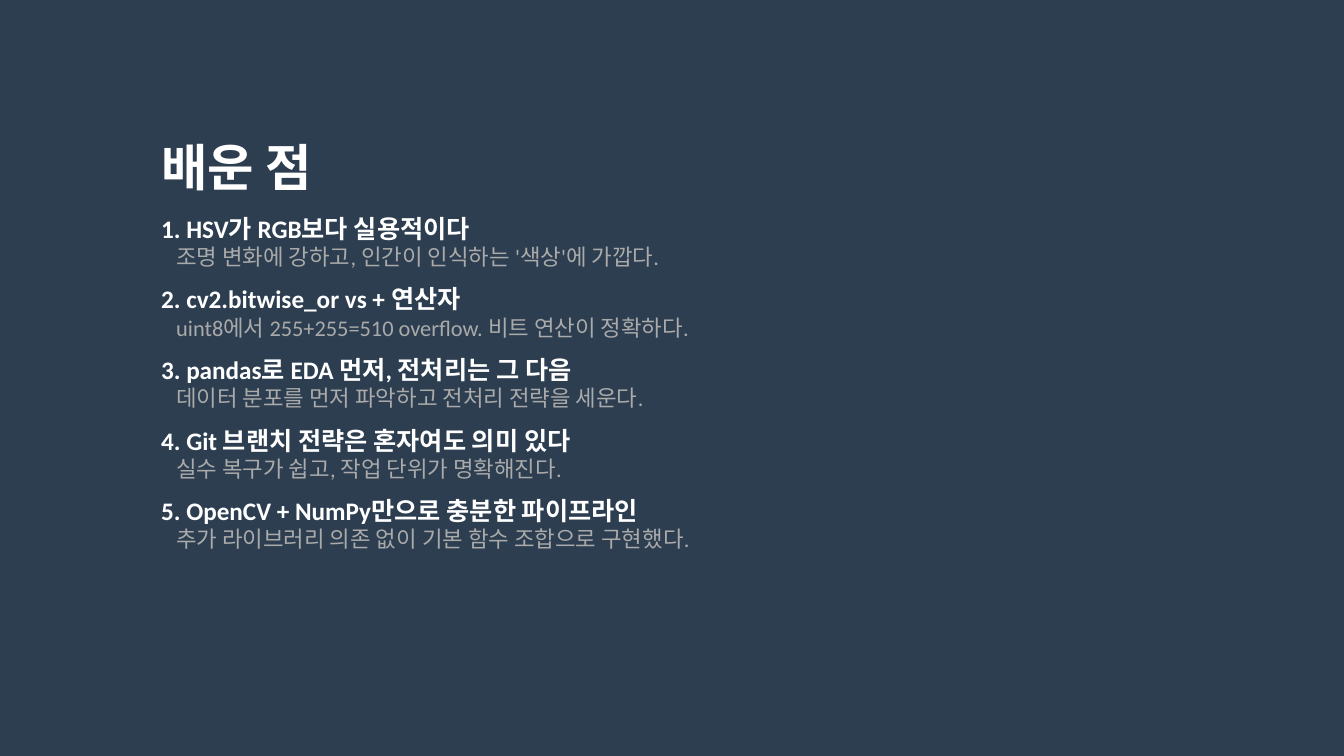
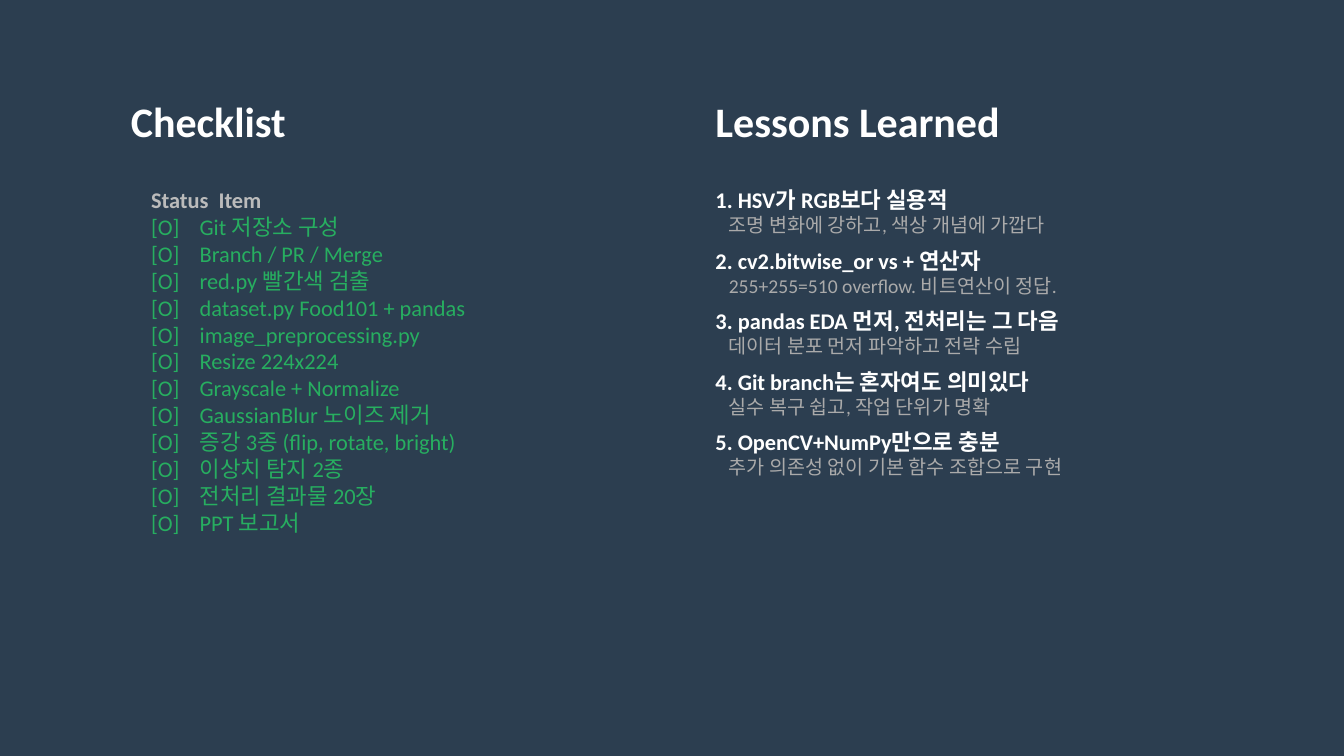
Before and after one commit to jsm0308/Bootcamp-CV, a slide deck: slide 9 of presentation.pptx (slide 16 before the commit). Drawn at 1344x756 pixels with LibreOffice and Linux fonts; fonts in the diff are those of the drawing. Boxes give left, top, right and bottom in pixels: in the first picture for what was removed or moved away, otherwise in the second. Text is boxed around its words. In the diff, an @@ line names an element or a change of style, - is before the commit and + after.

```diff
--- a/presentation.pptx
+++ b/presentation.pptx
@@ text added at (x1=131, y1=107, x2=286, y2=138), 30 pt, text #FFFFFF, bold @@
+Checklist
@@ text added at (x1=715, y1=107, x2=1000, y2=138), 30 pt, text #FFFFFF, bold @@
+Lessons Learned
@@ text "1. HSV가 RGB보다 실용적" moved from (x1=161, y1=143, x2=689, y2=549) to (x1=715, y1=189, x2=1062, y2=476) @@
@@ text added at (x1=151, y1=193, x2=465, y2=534), 16 pt, text #27AE60 @@
+Status Item
+[O] Git 저장소 구성
+[O] Branch / PR / Merge
+[O] red.py 빨간색 검출
+[O] dataset.py Food101 + pandas
+[O] image_preprocessing.py
+[O] Resize 224x224
+[O] Grayscale + Normalize
+[O] GaussianBlur 노이즈 제거
+[O] 증강 3종 (flip, rotate, bright)
+[O] 이상치 탐지 2종
+[O] 전처리 결과물 20장
+[O] PPT 보고서
@@ text at (x1=715, y1=189, x2=1045, y2=234): text changed; size 16 to 14 pt @@
-배운 점
-1. HSV가 RGB보다 실용적이다
-조명 변화에 강하고, 인간이 인식하는 '색상'에 가깝다.
+1. HSV가 RGB보다 실용적
+조명 변화에 강하고, 색상 개념에 가깝다
@@ text at (x1=715, y1=250, x2=981, y2=272): size 18 to 16 pt in "2. cv2.bitwise_or vs + 연산자" @@
@@ text at (x1=715, y1=277, x2=1062, y2=476): text changed; size 16 to 14 pt @@
-uint8에서 255+255=510 overflow. 비트 연산이 정확하다.
-3. pandas로 EDA 먼저, 전처리는 그 다음
-데이터 분포를 먼저 파악하고 전처리 전략을 세운다.
-4. Git 브랜치 전략은 혼자여도 의미 있다
-실수 복구가 쉽고, 작업 단위가 명확해진다.
-5. OpenCV + NumPy만으로 충분한 파이프라인
-추가 라이브러리 의존 없이 기본 함수 조합으로 구현했다.
+255+255=510 overflow. 비트연산이 정답.
+3. pandas EDA 먼저, 전처리는 그 다음
+데이터 분포 먼저 파악하고 전략 수립
+4. Git branch는 혼자여도 의미있다
+실수 복구 쉽고, 작업 단위가 명확
+5. OpenCV+NumPy만으로 충분
+추가 의존성 없이 기본 함수 조합으로 구현
```
Also in this commit, not shown: 1 other slide changed, 7 slides added, 14 slides removed, 6 other files.
